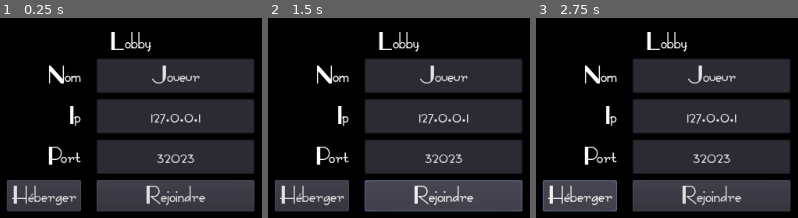
Above: before the commit, frames 1-3 (left to right).
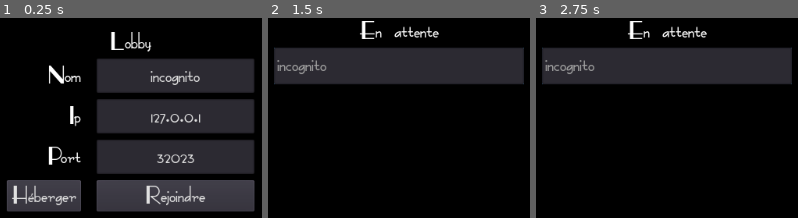
Above: after the commit, the same moments.

Repository: NervousTic/VaisseauVeloce
Game: Godot game, scene res://Lobby/Lobby.tscn
The game is run twice, just before and just after one commit, with the same random seed, the same clock (stepped at 60 frames per second) and the same inputs.
Inputs:
- Up to frame 1 (0.25 s): no input
- Up to frame 2 (1.5 s): click "Héberger" at 0.5 s; click "Rejoindre" at 1.25 s
- Up to frame 3 (2.75 s): click "Héberger" at 2 s

The runs differ from the first frame. In frame 1, 0.6% of the frame differs, in the area x 57-77%, y 23-34%; in frame 2, 49%, in the area x 2-98%, y 1-97%; in frame 3, 49%.

Commit message:
Multiplayer part 2
Mise a jour du l'attente de partie avec affichage du nom des joueurs, choix du port de l'adresse ip.

Diff:
--- /dev/null
+++ b/Lobby/AttentePartie.gd
@@ -0,0 +1,12 @@
+extends Popup
+
+onready var Playerlist = $VBoxContainer/CenterContainer/ItemList
+
+func _ready():
+	Playerlist.clear()
+
+func refresh_players(players):
+	Playerlist.clear()
+	for player_id in players:
+		var player = players[player_id]["Player_name"]
+		Playerlist.add_item(player, null, false)
--- a/Lobby/Lobby.gd
+++ b/Lobby/Lobby.gd
@@ -1,11 +1,34 @@
 extends Control
 
+onready var NameTextBox = $VBoxContainer/CenterContainer/GridContainer/NomTextBox
+onready var port = $VBoxContainer/CenterContainer/GridContainer/PortTextBox
+onready var ip = $VBoxContainer/CenterContainer/GridContainer/IpTextBox
+
+func _ready():
+	NameTextBox.text = Saved.save_data["Player_name"]
+	ip.text = Network.DEFAULT_IP
+	port.text = str(Network.DEFAULT_PORT)
 
 
 
 func _on_HostBouton_pressed():
+	Network.selected_port = int(port.text)
 	Network.create_server()
+	create_attente_partie()
 
 
 func _on_JoinBouton_pressed():
+	Network.selected_port = int(port.text)
+	Network.selected_IP = ip.text
+
 	Network.connect_to_server()
+	create_attente_partie()
+
+
+func _on_NomTextBox_text_changed(new_text):
+	Saved.save_data["Player_name"] = NameTextBox.text
+	Saved.save_game()
+
+func create_attente_partie():
+	$AttentePartie.popup_centered()
+	$AttentePartie.refresh_players(Network.players)
--- a/Lobby/Lobby.tscn
+++ b/Lobby/Lobby.tscn
@@ -1,8 +1,9 @@
-[gd_scene load_steps=4 format=2]
+[gd_scene load_steps=5 format=2]
 
 [ext_resource path="res://GUI/defaut.theme" type="Theme" id=1]
 [ext_resource path="res://Lobby/Lobby.gd" type="Script" id=2]
 [ext_resource path="res://Lobby/AttentePartie.tscn" type="PackedScene" id=3]
+[ext_resource path="res://Lobby/AttentePartie.gd" type="Script" id=4]
 
 [node name="Lobby" type="Control"]
 anchor_right = 1.0
@@ -97,8 +98,11 @@
 margin_bottom = 196.0
 text = "Rejoindre"
 
-[node name="AttentePartie" parent="." instance=ExtResource( 3 )]
-visible = false
+[node name="AttentePartie" parent="." groups=[
+"AttentePartie",
+] instance=ExtResource( 3 )]
+script = ExtResource( 4 )
 
+[connection signal="text_changed" from="VBoxContainer/CenterContainer/GridContainer/NomTextBox" to="." method="_on_NomTextBox_text_changed"]
 [connection signal="pressed" from="VBoxContainer/CenterContainer/GridContainer/HostBouton" to="." method="_on_HostBouton_pressed"]
 [connection signal="pressed" from="VBoxContainer/CenterContainer/GridContainer/JoinBouton" to="." method="_on_JoinBouton_pressed"]
--- a/Reseau/Network.gd
+++ b/Reseau/Network.gd
@@ -4,7 +4,12 @@
 const DEFAULT_PORT = 32023
 const MAX_PLAYERS = 4
 
+var selected_port
+var selected_IP
+
 var local_player_id = 0
+sync var players = {}
+sync var player_data = {}
 
 signal player_disconnected
 signal server_disconnected
@@ -15,35 +20,45 @@
 
 func create_server():
 	var peer = NetworkedMultiplayerENet.new()
-	peer.create_server(DEFAULT_PORT, MAX_PLAYERS)
+	peer.create_server(selected_port, MAX_PLAYERS)
 	get_tree().set_network_peer(peer)
-	set_local_player_id()
-	print (" Le serveur a été crée")
-	print ("Je suis " + str(local_player_id))
+	add_to_player_list()
+#	print (" Le serveur a été crée")
+#	print ("Je suis " + str(local_player_id))
 
 func connect_to_server():
 	var peer = NetworkedMultiplayerENet.new()
 	get_tree().connect("connected_to_server", self, "_connected_to_server")
-	peer.create_client(DEFAULT_IP, DEFAULT_PORT)
+	peer.create_client(selected_IP, selected_port)
 	get_tree().set_network_peer(peer)
-	set_local_player_id()
+	add_to_player_list()
 
 
-func set_local_player_id():
+func add_to_player_list():
 	local_player_id = get_tree().get_network_unique_id()
+	player_data = Saved.save_data
+	players[local_player_id] = player_data
+
 
 func _connected_to_server():
-	rpc("_send_player_info", local_player_id)
+	add_to_player_list()
+	rpc("_send_player_info", local_player_id, player_data)
 
 
 #Methode utilisée sur les machines du réseau
 #et lancée via 'RPC'
-remote func _send_player_info(id):
+remote func _send_player_info(id, player_info):
+	players[id] = player_info
 	# Le serveur a toujours le id ==1
 	if local_player_id == 1:
-		print (str(id) + " s'est connecté.")
+#		print (str(id) + " s'est connecté.")
+		rset("players", players)
+		rpc ("update_waiting_room")
 
 
 func _on_player_connected(id):
 	if not get_tree().is_network_server():
 		print (str(id) + " s'est connecté.")
+
+sync func update_waiting_room():
+	get_tree().call_group("AttentePartie", "refresh_players", players)
--- /dev/null
+++ b/SaveGame/Saved.gd
@@ -0,0 +1,26 @@
+extends Node
+
+var save_data = {}
+
+const SAVEGAME = "user://Savegame.json"
+
+func _ready():
+	save_data = get_data()
+
+func get_data():
+	var fichier = File.new()
+	if not fichier.file_exists(SAVEGAME):
+		save_data  = {"Player_name": "incognito"}
+		save_game()
+	fichier.open(SAVEGAME, File.READ)
+	var contenu = fichier.get_as_text()
+	var data = parse_json(contenu)
+	save_data = data
+	fichier.close()
+	return (data)
+
+
+func save_game():
+	var save_game = File.new()
+	save_game.open(SAVEGAME, File.WRITE)
+	save_game.store_line(to_json(save_data))
--- a/project.godot
+++ b/project.godot
@@ -22,6 +22,7 @@
 [autoload]
 
 Network="*res://Reseau/Network.gd"
+Saved="*res://SaveGame/Saved.gd"
 
 [rendering]
 
